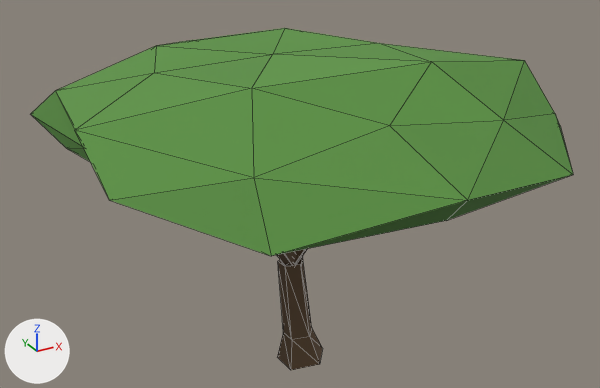
The glTF model assets/trees/umbrella_b_lod1.glb, before and after one commit.
The view is the same before and after, from a 50 mm lens placed at (-11.7, -21.17, 16.75), pointed at (0.06, 0.21, 6.06). Lighting does not change. The marker at lower left points along +X, +Y and +Z. The first picture is the older version. Mesh edges are drawn as thin lines. Vertices at exactly the same position are counted once.

Names of what the first picture shows: 'umbrella'.
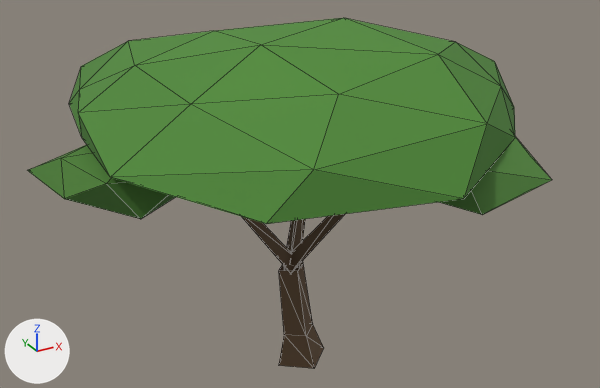
The edits, one by one:
me_umbrella is used by ob_umbrella; location (0.0, 0.0, 0.0).
me_umbrella had 81 vertices, 124 faces and spanned x -7.2..7.5, y -8.1..8.3, z -0.1..10.7.
me_umbrella now has 117 vertices, 192 faces and spans x -8.1..7.7, y -8.0..7.5, z -0.1..11.1.
me_umbrella part 1: the loose piece of 42 vertices spanning x -7.2..7.5, y -8.1..8.3, z 7.9..10.7 is rebuilt with 42 vertices and now spans x -7.1..7.7, y -8.0..7.5, z 8.4..11.1.
me_umbrella part 2: the loose piece of 15 vertices spanning x -0.7..0.8, y -0.8..0.8, z -0.1..3.7 is rebuilt with 12 vertices and now spans x -0.9..0.9, y -0.9..0.9, z -0.1..3.5.
me_umbrella part 3: the loose piece of 8 vertices spanning x -3.8..0.0, y -2.7..0.5, z 3.6..8.7 is rebuilt with 9 vertices and now spans x -4.8..0.0, y -1.1..0.5, z 3.4..8.6.
Part 4, on me_umbrella:
16 vertices are removed from x -3.2..4.3, y 0.0..4.2, z 3.5..8.7.
16 faces are deleted.
42 vertices are added at x -0.5..6.0, y -7.5..6.5, z 3.4..9.5.
24 new faces join them, mat_bark.
40 new faces join them, mat_foliage.
Part 5, on me_umbrella:
12 vertices are added at x -8.1..-3.9, y -3.7..1.0, z 8.0..9.2.
20 new faces join them, mat_foliage.

Boxes [x1, y1, x2, y2] around the edits, measured in the pictures (600 x 388 px):
'umbrella', reshaped
    before: [31, 28, 573, 370]
    after: [27, 18, 552, 369]
part 1 of me_umbrella, rebuilt (18% narrower, 10% shorter)
    before: [31, 28, 573, 256]
    after: [69, 18, 515, 224]
part 2 of me_umbrella, rebuilt
    before: [278, 257, 323, 370]
    after: [279, 262, 324, 369]
part 3 of me_umbrella, rebuilt (mostly hidden before)
    before: [277, 252, 297, 266]
    after: [241, 216, 292, 273]
part 4 of me_umbrella, cut back
    before: [283, 249, 307, 266]
    after: [286, 134, 552, 271]
part 5 of me_umbrella, added (green)
    after: [27, 145, 175, 219]
